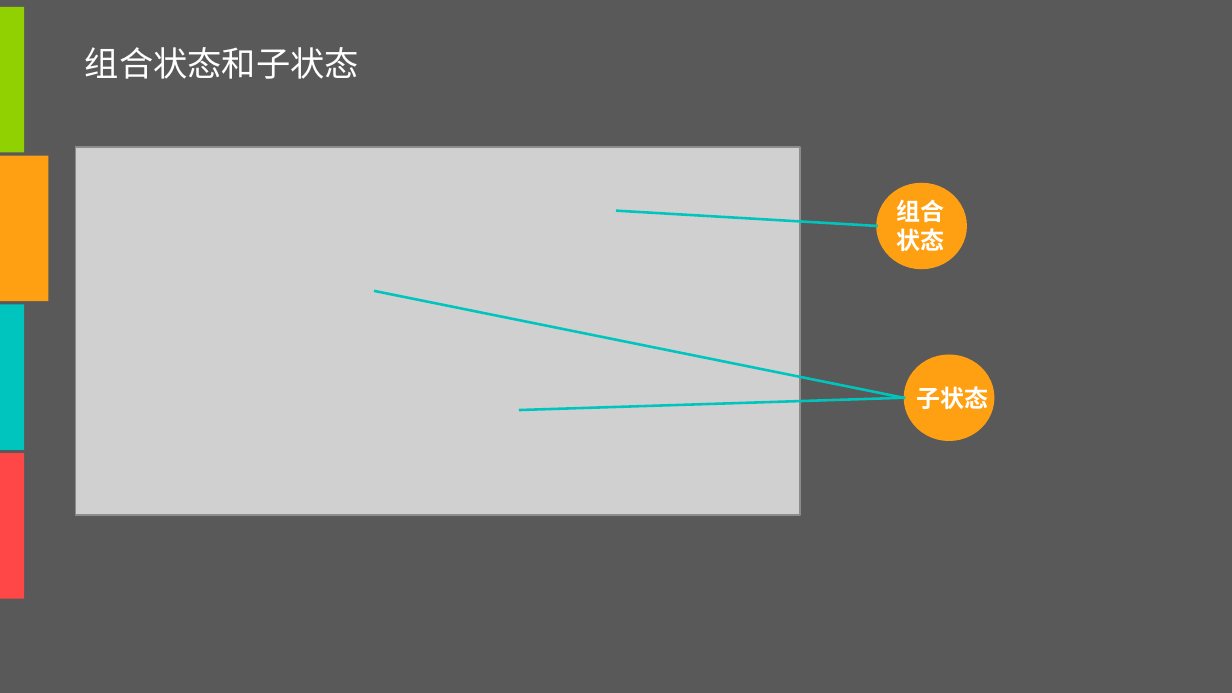
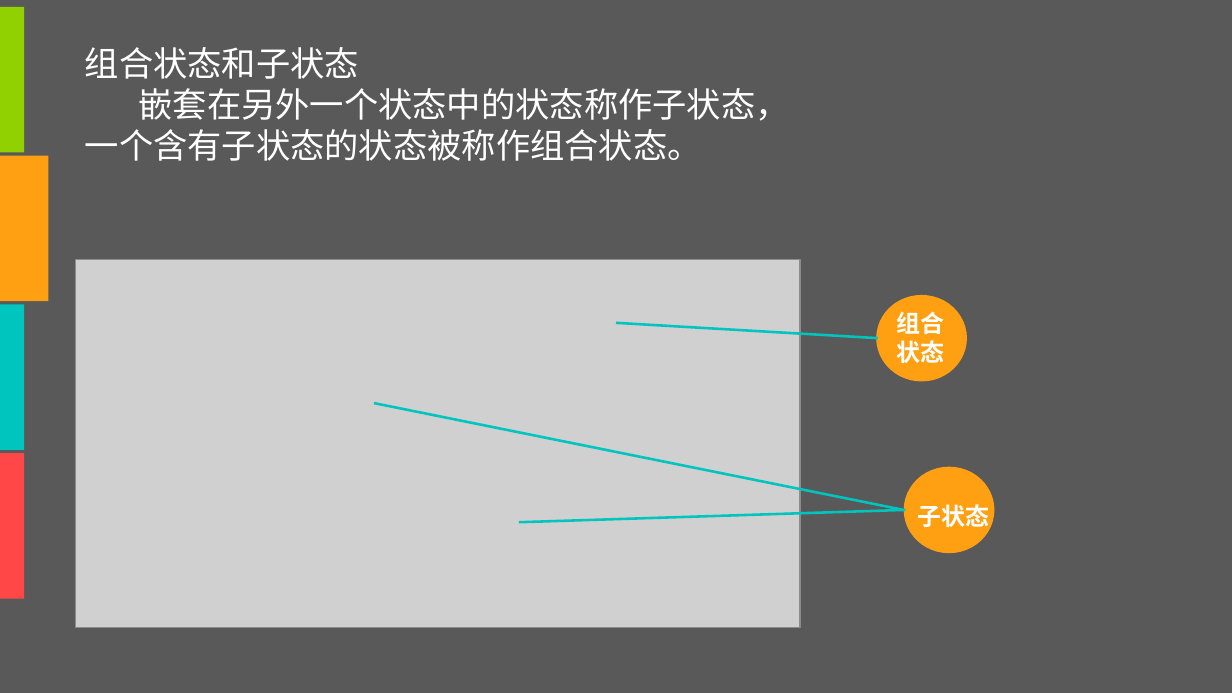
Before and after one commit to tzy502/G16, a slide deck: slide 57 of UML/UML六张图-G16.pptx (slide 58 before the commit). Drawn at 1232x693 pixels with LibreOffice and Linux fonts; fonts in the diff are those of the drawing; grey boxes stand for pictures. Boxes give left, top, right and bottom in pixels: in the first picture for what was removed or moved away, otherwise in the second. Text is boxed around its words. In the diff, an @@ line names an element or a change of style, - is before the commit and + after.

```diff
--- a/UML/UML六张图-G16.pptx
+++ b/UML/UML六张图-G16.pptx
@@ text at (x1=85, y1=88, x2=789, y2=161): paragraphs added @@
+嵌套在另外一个状态中的状态称作子状态，
+一个含有子状态的状态被称作组合状态。
@@ 3 lines, 2 ellipses, 1 picture, 1 text moved together from (x1=75, y1=147, x2=993, y2=515) to (x1=75, y1=259, x2=993, y2=627) @@
@@ text "子状态" rewrapped from (x1=917, y1=386, x2=989, y2=409) to (x1=918, y1=504, x2=990, y2=532) @@
```
Also in this commit, not shown: 4 other slides changed, 1 slide added, 1 slide removed, 1 other file.
